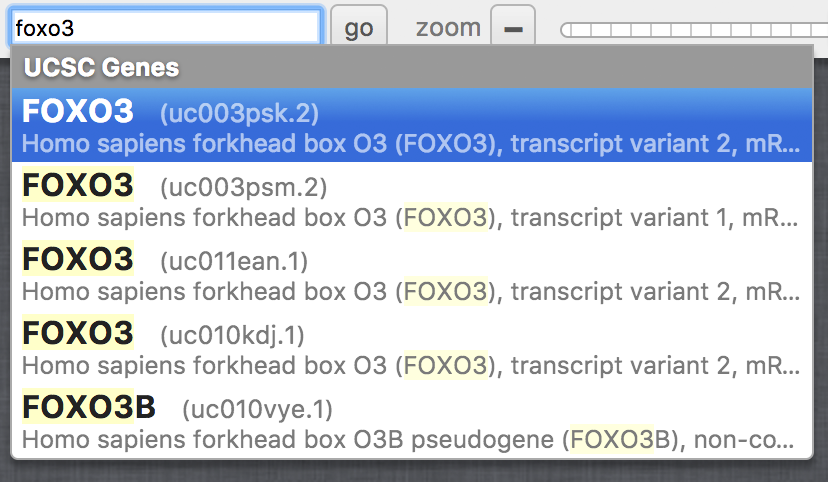
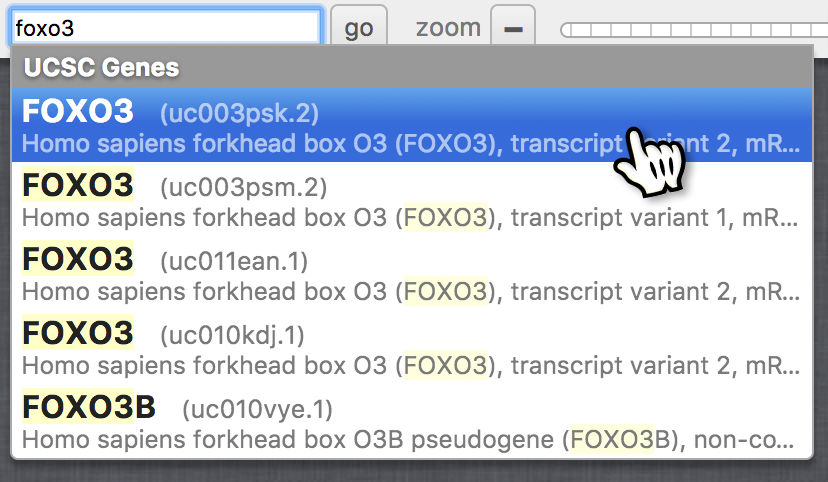
Two versions of the same layered image (828 x 482). Layer-by-layer changes:
added layer "Layer 2" above "Layer 1" over (612, 123, 698, 208)
